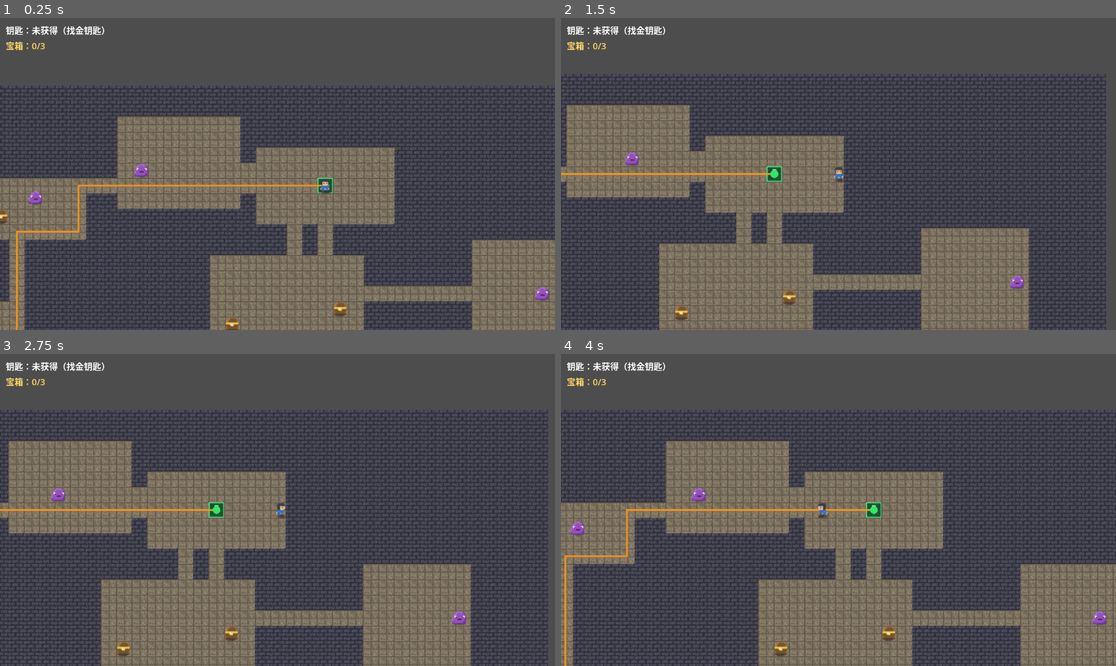
Above: before the commit, frames 1-4 (two rows, left to right).
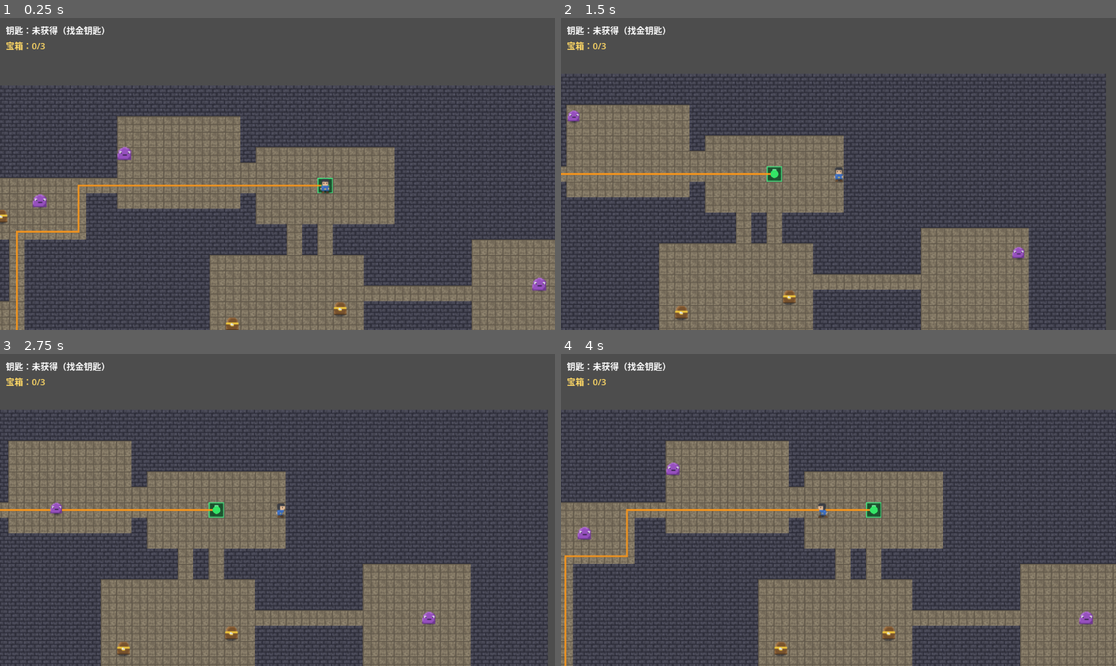
Above: after the commit, the same moments.

Repository: longray/godot_learn
Game: Godot game, scene res://lessons/lesson03_playable/lesson03.tscn
The game is run twice, just before and just after one commit, with the same random seed, the same clock (stepped at 60 frames per second) and the same inputs.
Inputs (mouse positions are in pixels of both pictures, inside the frame that each line leads up to):
- Up to frame 1 (0.25 s): no input
- Up to frame 2 (1.5 s): tap Enter at 0.5 s; move the mouse to (960, 158) at 0.52 s; hold D (move_right) 0.53-1.25 s; tap R at 0.6 s; click (960, 158) at 0.67 s; drag from (727, 189) to (683, 311) at 1.27 s
- Up to frame 3 (2.75 s): tap Space at 2 s; move the mouse to (333, 441) at 2.02 s; hold D (move_right) from 2.03 s (still down); tap R at 2.1 s
- Up to frame 4 (4 s): release D (move_right) at 2.75 s; drag from (810, 572) to (622, 494) at 2.77 s; move the mouse to (1005, 556) at 3.52 s; hold A (move_left) from 3.53 s (still down); tap R at 3.6 s

The runs differ from the first frame. In frame 1, 0.5% of the frame differs, in the area x 5-99%, y 41-91%; in frame 2, 0.3%; in frame 3, 0.3%; in frame 4, 0.5%, in the area x 1-99%, y 34-87%.

Commit message:
feat: 巡逻智能化——房间多点环游 + 随机停顿 + 移动呼吸加速
- _make_patrol_points 重写：房间内环游 3~5 点（中心必经 + 随机补点 +
  shuffle 打乱顺序 → 路径自然交叉像乱逛）；走廊怪保留方向扫描回退
- 生成期/运行期随机分离：巡逻路径用 main.rng（同种子可复现，
  位于 POI 选点后不影响统计）；停顿时长用运行期 randf_range
- enemy.gd：wait_time → wait_time_min/max（0.4~1.2s 每点不同，
  打破机械节奏）；移动时呼吸频率 2.2x + 幅度 0.10（赶路感）
- 验证：POI 统计回归一致；4 敌 [5,4,5,5] 点环游；同种子重生成可复现

Diff:
--- a/2d_rpg_dungeon/lessons/lesson03_playable/dungeon_playable.gd
+++ b/2d_rpg_dungeon/lessons/lesson03_playable/dungeon_playable.gd
@@ -1135,21 +1135,48 @@
 
 
 func _make_patrol_points(cell: Vector2i) -> Array:
-	# 第 5 课：为敌人生成巡逻路径（纯确定性扫描，零 RNG 消耗）
+	# 第 5 课改进：房间内多点环游巡逻（A→B→C→…→A），替代两点往返
+	# 生成期消耗 main.rng（同种子可复现）；位于 POI 选点之后，不影响地图/POI 统计
 	var points: Array = []
 
-	# 优先在敌人所在房间里巡逻：敌人出生点 <-> 房间中心
 	var room := _find_room_containing_cell(cell)
 
 	if room.size != Vector2i.ZERO:
+		# 候选 = 房间内可走且未被 POI 占用的格子
+		var candidates: Array[Vector2i] = []
+		for y in range(room.position.y, room.position.y + room.size.y):
+			for x in range(room.position.x, room.position.x + room.size.x):
+				var c := Vector2i(x, y)
+				if c != cell and _is_cell_available(c):
+					candidates.append(c)
+
+		# 中心点优先入环（巡视必经），可用则插入
 		var center_cell := _room_center(room)
-
-		if center_cell != cell and is_cell_walkable(center_cell):
+		var ring: Array[Vector2i] = []
+		if center_cell != cell and _is_cell_available(center_cell):
+			ring.append(center_cell)
+
+		# 从候选随机补 2~3 个点（小房间自动少补）
+		var extra: int = clampi(candidates.size() / 4, 2, 3)
+		for i in extra:
+			if candidates.is_empty():
+				break
+			var idx := rng.randi_range(0, candidates.size() - 1)
+			var pick := candidates[idx]
+			candidates.remove_at(idx)
+			if not ring.has(pick):
+				ring.append(pick)
+
+		if not ring.is_empty():
+			# 环游顺序打乱 → 路径自然交叉，像乱逛而非巡逻兵
+			ring.shuffle()
+
 			points.append(get_cell_world_position(cell))
-			points.append(get_cell_world_position(center_cell))
+			for rc in ring:
+				points.append(get_cell_world_position(rc))
 			return points
 
-	# 不在房间/中心不可用：沿上下左右找可走方向做短距离巡逻
+	# 不在房间/候选为空：沿上下左右找可走方向做短距离巡逻（保留原逻辑）
 	var directions := [
 		Vector2i(1, 0),
 		Vector2i(-1, 0),
--- a/2d_rpg_dungeon/lessons/lesson03_playable/enemy.gd
+++ b/2d_rpg_dungeon/lessons/lesson03_playable/enemy.gd
@@ -7,7 +7,11 @@
 # =========================
 
 @export var speed: float = 70.0
-@export var wait_time: float = 0.8
+
+# 到点停顿随机区间（运行期随机——每次玩不同，打破机械节奏）
+@export var wait_time_min: float = 0.4
+@export var wait_time_max: float = 1.2
+
 @export var arrival_distance: float = 4.0
 @export var collision_radius: float = 4.0
 @export var contact_damage: int = 1
@@ -32,10 +36,11 @@
 
 
 func _process(delta: float) -> void:
-	# 史莱姆呼吸：轻微正弦缩放
+	# 史莱姆呼吸：轻微正弦缩放；移动时呼吸加速加剧（赶路感），停顿时慢喘
 	# 只缩 Sprite2D 不缩根节点——根 scale 会连带缩放子节点碰撞体，破坏触发半径
-	_t += delta
-	var s := 1.0 + 0.08 * sin(_t * 3.0)
+	_t += delta * (2.2 if velocity != Vector2.ZERO else 1.0)
+	var amp := 0.10 if velocity != Vector2.ZERO else 0.08
+	var s := 1.0 + amp * sin(_t * 3.0)
 	sprite.scale = Vector2(s, s)
 
 
@@ -85,9 +90,9 @@
 	var distance: float = direction.length()
 
 	if distance <= arrival_distance:
-		# 到点：停顿后换下一个巡逻点
+		# 到点：随机停顿后换下一个巡逻点（每点时长不同 → 打破节奏）
 		is_waiting = true
-		wait_remaining = wait_time
+		wait_remaining = randf_range(wait_time_min, wait_time_max)
 		velocity = Vector2.ZERO
 		move_and_slide()
 		return
